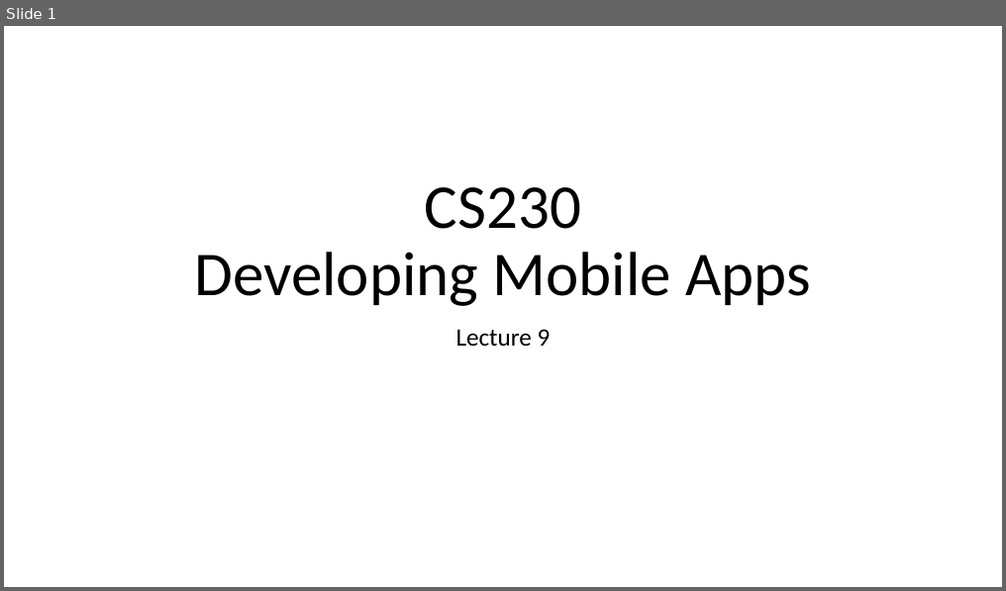
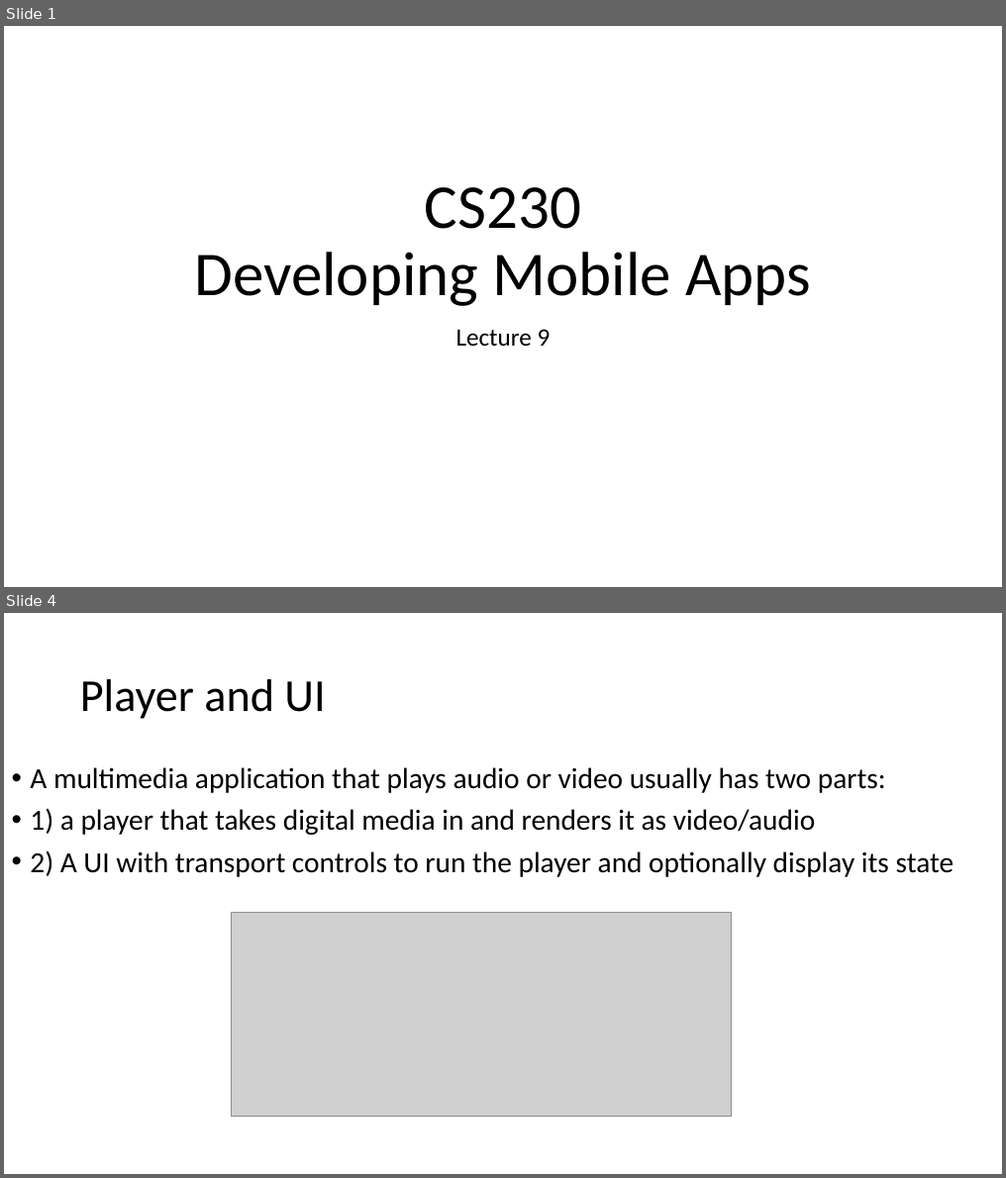
Before and after one commit to russellu/cs230, a slide deck: Lecture_09.pptx. Shown one above the other, each under a label of ours: slide 1 before the commit, slides 1 and 4 after it; the slides between them are not shown. The pictures are 1006x591 and 1006x1178 pixels, drawn with LibreOffice and Linux fonts; fonts in the diff are those of the drawing; grey boxes stand for pictures. Boxes give left, top, right and bottom in pixels: in the first picture for what was removed or moved away, otherwise in the second. Text is boxed around its words. In the diff, an @@ line names an element or a change of style, - is before the commit and + after.

```diff
--- a/Lecture_09.pptx
+++ b/Lecture_09.pptx
@@ slide 4 added at [4, 613, 1002, 1174], background #FFFFFF @@
@@ title added at [80, 679, 325, 719], 44 pt, text #000000 @@
+Player and UI
@@ text added at [30, 767, 954, 877], 28 pt, text #000000 @@
+• A multimedia application that plays audio or video usually has two parts:
+• 1) a player that takes digital media in and renders it as video/audio
+• 2) A UI with transport controls to run the player and optionally display its state
@@ picture added at [231, 913, 731, 1117] @@
```
Also in this commit, not shown: 7 other slides added, 1 slide removed, 5 other files.
